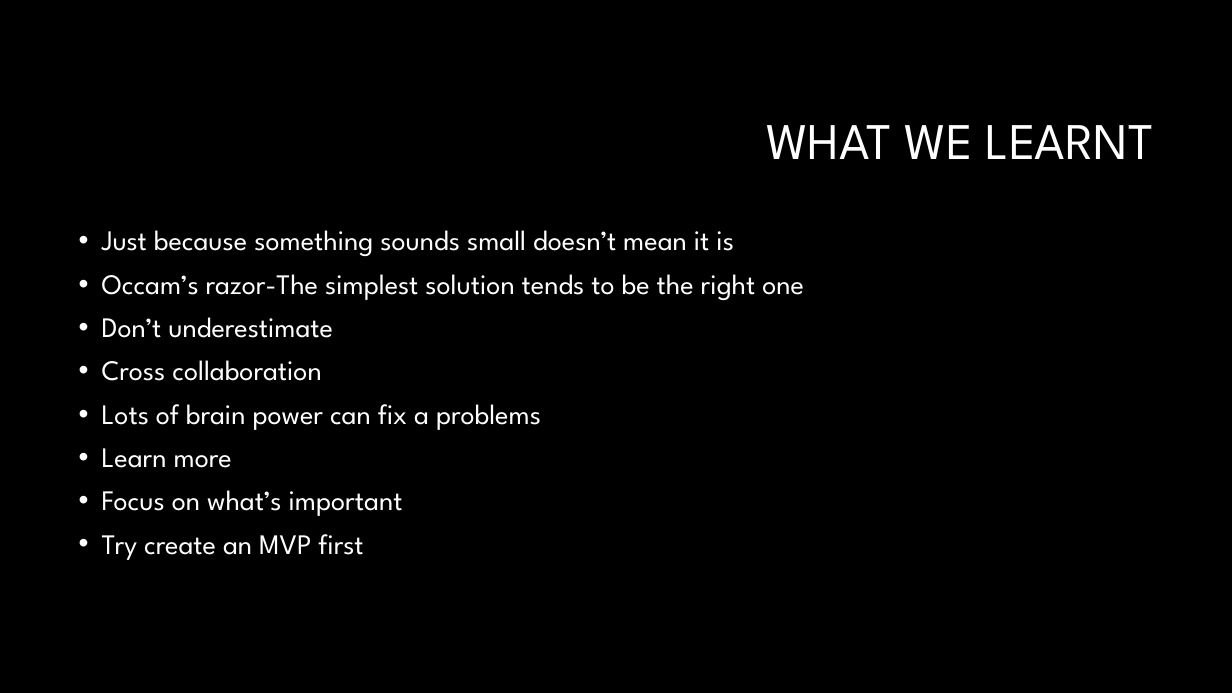
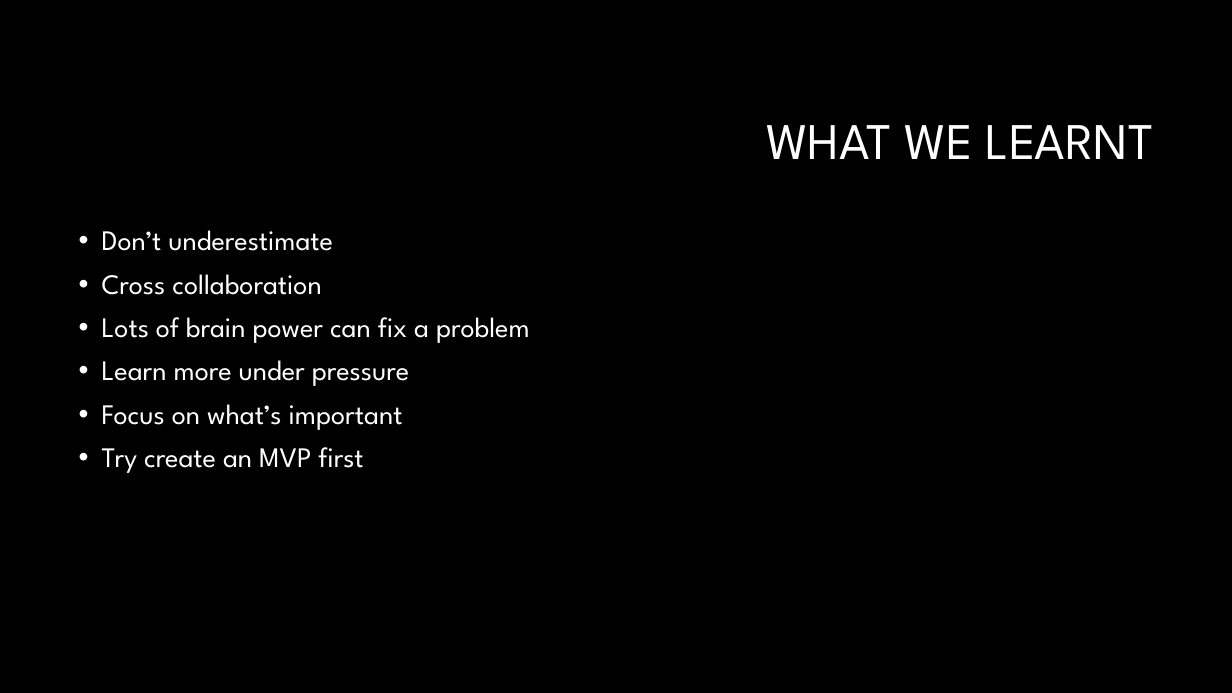
Before and after one commit to RobBas666/SlotMachineF, a slide deck: slide 12 of Presentation.pptx (slide 11 before the commit). Drawn at 1232x693 pixels with LibreOffice and Linux fonts; fonts in the diff are those of the drawing; background and template pictures are left out. Boxes give left, top, right and bottom in pixels: in the first picture for what was removed or moved away, otherwise in the second. Text is boxed around its words. In the diff, an @@ line names an element or a change of style, - is before the commit and + after.

Commit message:
Added to presentation

```diff
--- a/Presentation.pptx
+++ b/Presentation.pptx
@@ text at (102, 230, 804, 300): paragraphs removed @@
-• Just because something sounds small doesn’t mean it is
-• Occam’s razor-The simplest solution tends to be the right one
@@ text at (102, 317, 530, 386): text changed @@
-• Lots of brain power can fix a problems
-• Learn more
+• Lots of brain power can fix a problem
+• Learn more under pressure
```
Also in this commit, not shown: 1 other slide changed, 1 slide added.
